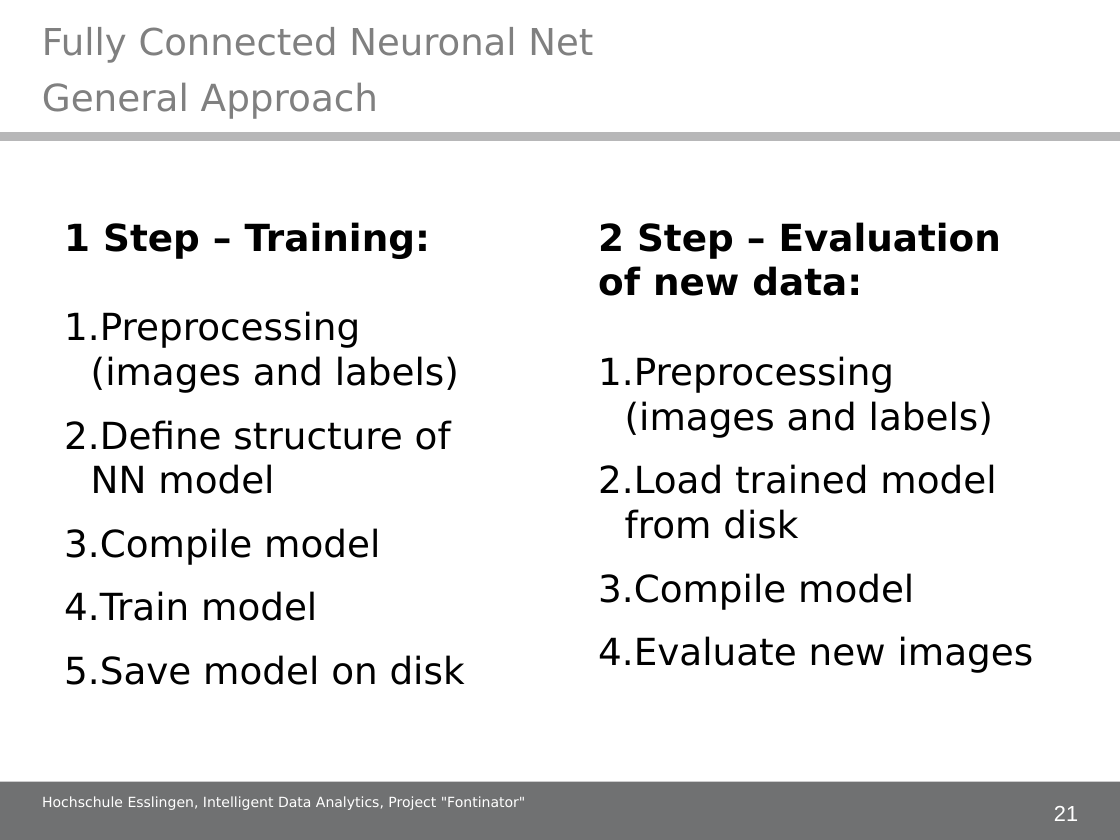
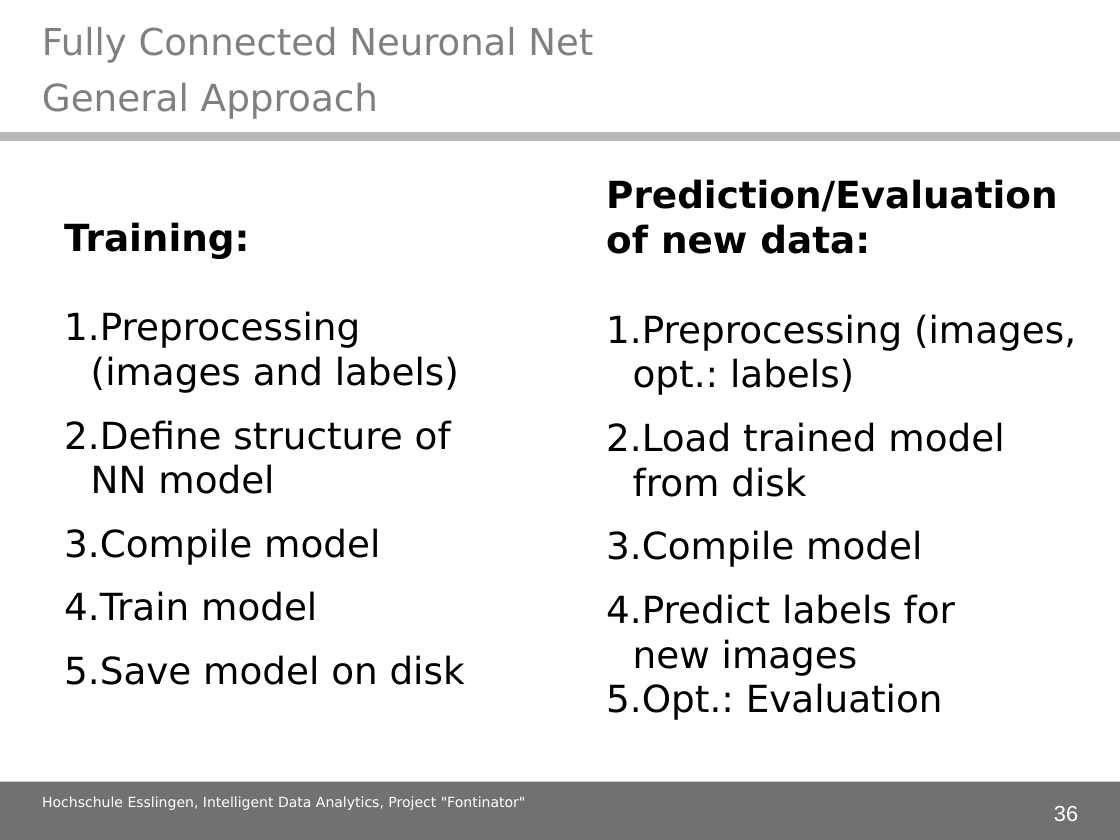
Before and after one commit to alex-ta/Fontinator, a slide deck: slide 36 of Documents/IDA_project_presentation.ppt (slide 21 before the commit). Drawn at 1120x840 pixels with LibreOffice and Linux fonts; fonts in the diff are those of the drawing; background and template pictures are left out. Boxes give left, top, right and bottom in pixels: in the first picture for what was removed or moved away, otherwise in the second. Text is boxed around its words. In the diff, an @@ line names an element or a change of style, - is before the commit and + after.

```diff
--- a/Documents/IDA_project_presentation.ppt
+++ b/Documents/IDA_project_presentation.ppt
@@ text "Prediction/Evaluation of new data:": place and size @@
-text "Prediction/Evaluation of new data:" at <box>598,222,1034,673</box>
+text "Prediction/Evaluation of new data:" at <box>606,179,1076,720</box>
@@ text at <box>606,179,1076,395</box>: text changed @@
-2 Step – Evaluation of new data:
-1. Preprocessing (images and labels)
+Prediction/Evaluation of new data:
+1. Preprocessing (images, opt.: labels)
@@ text at <box>64,222,249,258</box>: text changed @@
-1 Step – Training:
+Training:
@@ text at <box>606,594,955,720</box>: text changed @@
-4. Evaluate new images
+4. Predict labels for
+   new images
+5. Opt.: Evaluation
@@ page number at <box>1054,806,1078,821</box>: text changed @@
-21
+36
```
Also in this commit, not shown: 5 other slides changed, 15 slides added.
